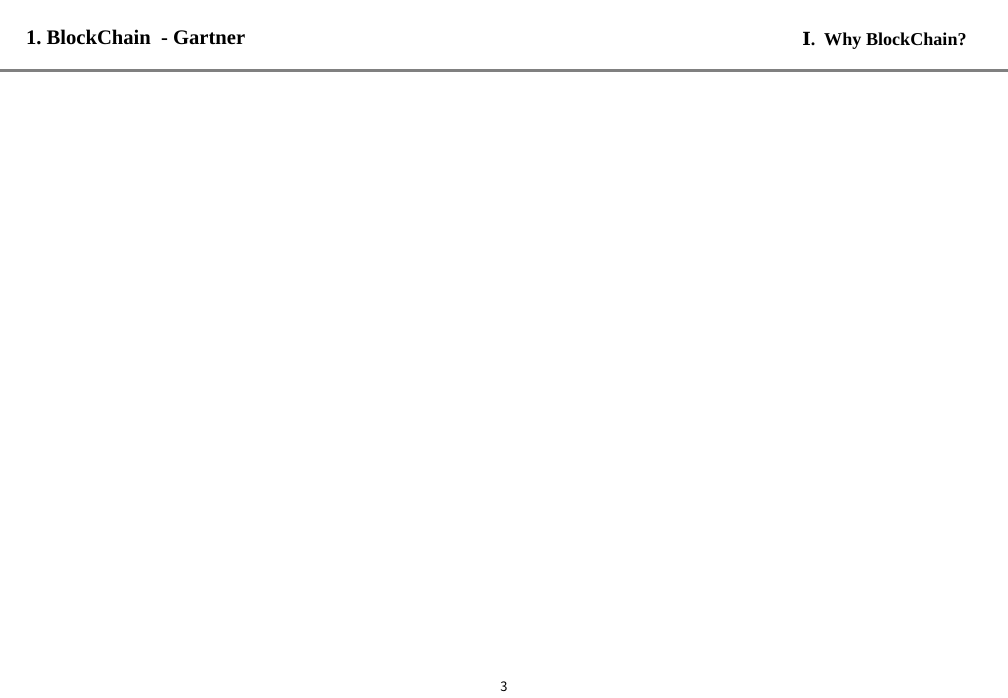
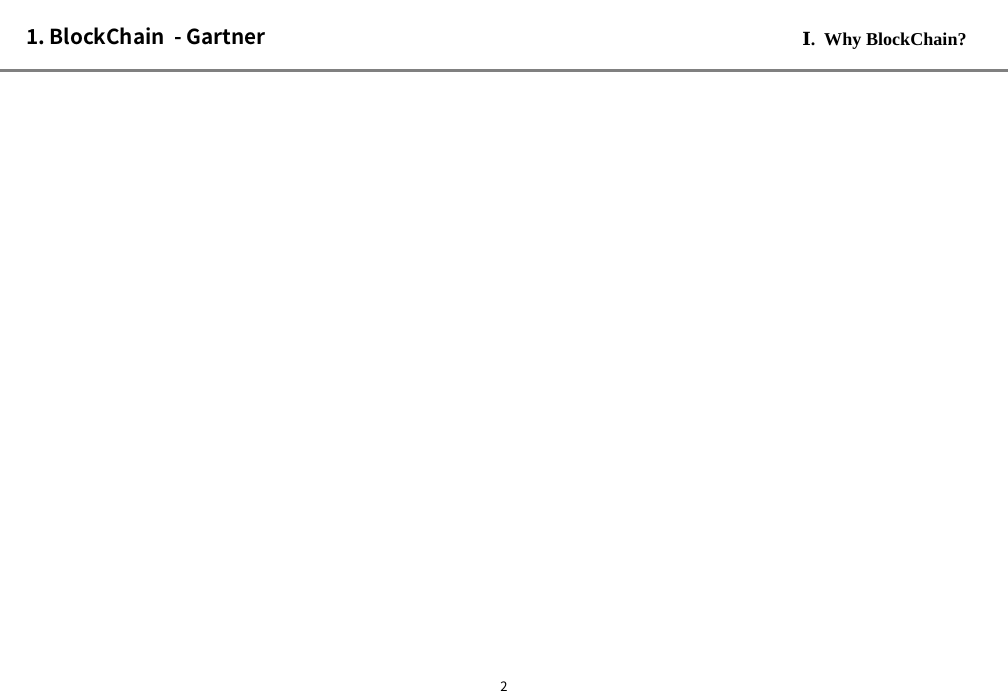
Before and after one commit to alladd/tcl2017, a slide deck: slide 3 of 51_발표PT자료/02_PT.pptx (slide 4 before the commit). Drawn at 1008x698 pixels with LibreOffice and Linux fonts; fonts in the diff are those of the drawing; background and template pictures are left out. Boxes give left, top, right and bottom in pixels: in the first picture for what was removed or moved away, otherwise in the second. Text is boxed around its words. In the diff, an @@ line names an element or a change of style, - is before the commit and + after.

```diff
--- a/51_발표PT자료/02_PT.pptx
+++ b/51_발표PT자료/02_PT.pptx
@@ text "1. BlockChain - Gartner" at [26,27,265,45]: font Times New Roman to Noto Sans CJK KR @@
@@ page number at [500,681,507,691]: text changed @@
-3
+2
```
Also in this commit, not shown: 11 other slides changed, 5 slides added, 17 other files.
